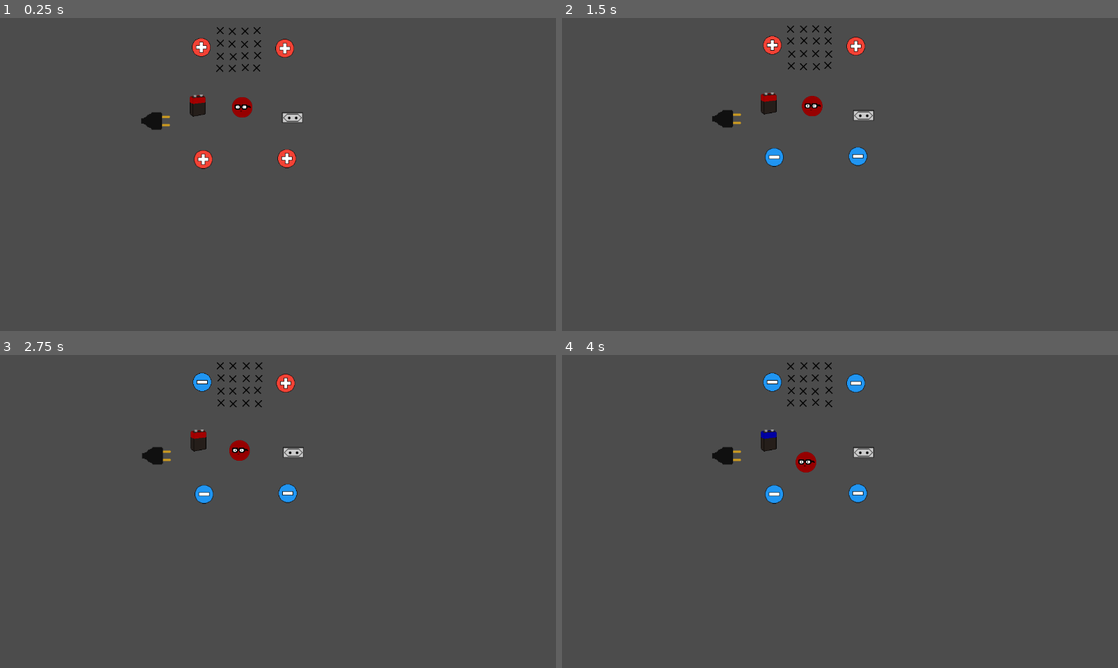
Above: before the commit, frames 1-4 (two rows, left to right).
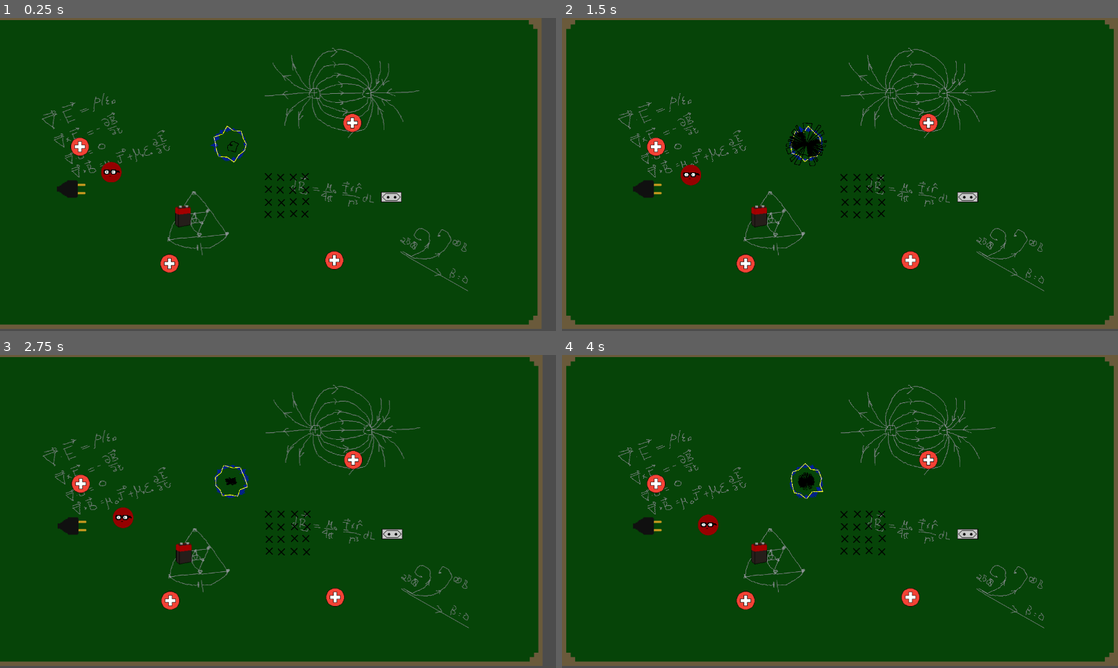
Above: after the commit, the same moments.

Repository: Gamedev-do-Hiroshi/changecharge
Game: Godot game, scene res://scenes/Fase.tscn
Two runs of this game, one before a commit and one after it. Both use one fixed random seed, a clock stepped at 60 frames per second and the inputs below.
Inputs (mouse positions are in pixels of both pictures, inside the frame that each line leads up to):
- Up to frame 1 (0.25 s): no input
- Up to frame 2 (1.5 s): drag from (767, 158) to (801, 49) at 0.52 s; drag from (856, 155) to (812, 46) at 1.27 s
- Up to frame 3 (2.75 s): move the mouse to (200, 383) at 2.02 s; click (200, 383) at 2.17 s
- Up to frame 4 (4 s): drag from (845, 383) to (851, 492) at 2.77 s; drag from (762, 439) to (845, 383) at 3.52 s

The runs differ from the first frame. In frame 1, 96% of the frame differs, in the area x 0-98%, y 0-100%; in frame 2, 99%, in the area x 0-100%, y 0-100%; in frame 3, 96%; in frame 4, 99%.

Commit message:
Supresa

Diff:
--- a/Game/scenes/Fase.tscn
+++ b/Game/scenes/Fase.tscn
@@ -7,23 +7,29 @@
 [ext_resource path="res://scenes/Objetos/Pilha.tscn" type="PackedScene" id=5]
 [ext_resource path="res://scenes/Objetos/Ponta.tscn" type="PackedScene" id=6]
 [ext_resource path="res://scenes/Objetos/Tomada.tscn" type="PackedScene" id=7]
+[ext_resource path="res://scenes/Objetos/Buraco_Negro.tscn" type="PackedScene" id=8]
 [ext_resource path="res://scenes/Cam2.gd" type="Script" id=9]
+[ext_resource path="res://assets/quadro_negro.png" type="Texture" id=10]
 
 [node name="Fase" type="Node2D"]
 
+[node name="Background" type="Sprite" parent="."]
+texture = ExtResource( 10 )
+centered = false
+
 [node name="Campo" parent="." instance=ExtResource( 1 )]
-position = Vector2( 570.309, 73.1418 )
+position = Vector2( 693.116, 414.159 )
 B = 0.05
 
 [node name="Player" parent="." instance=ExtResource( 2 )]
-position = Vector2( 578.36, 205.587 )
+position = Vector2( 288.478, 359.692 )
 
 [node name="Pivot" type="Position2D" parent="Player"]
 position = Vector2( 3.1748, -3.1748 )
 script = ExtResource( 3 )
 
 [node name="CameraOffSet" type="Position2D" parent="Player/Pivot"]
-position = Vector2( 136.992, 3.23853 )
+position = Vector2( 17.4089, 0.846868 )
 __meta__ = {
 "_edit_group_": true
 }
@@ -38,28 +44,34 @@
 editor_draw_drag_margin = true
 
 [node name="Carga1" parent="." instance=ExtResource( 4 )]
-position = Vector2( 489.195, 325.603 )
+position = Vector2( 423.238, 570.388 )
 
 [node name="Carga2" parent="." instance=ExtResource( 4 )]
-position = Vector2( 681.738, 323.563 )
+position = Vector2( 802.694, 562.796 )
 
 [node name="Carga3" parent="." instance=ExtResource( 4 )]
-position = Vector2( 484.635, 67.9603 )
+position = Vector2( 216.961, 301.642 )
 
 [node name="Carga4" parent="." instance=ExtResource( 4 )]
-position = Vector2( 676.941, 70.4054 )
+position = Vector2( 844.163, 246.717 )
 
 [node name="Ponta" parent="." instance=ExtResource( 6 )]
-position = Vector2( 380.005, 236.879 )
+position = Vector2( 197.459, 398.386 )
 
 [node name="Tomada" parent="." instance=ExtResource( 7 )]
-position = Vector2( 694.241, 229.439 )
+position = Vector2( 933.637, 416.855 )
 
 [node name="Pilha" parent="." instance=ExtResource( 5 )]
-position = Vector2( 475.573, 201.477 )
+position = Vector2( 454.031, 461.067 )
+
+[node name="Buraco_Negro" parent="." instance=ExtResource( 8 )]
+position = Vector2( 562.394, 295.667 )
+rotation = 0.0
+scale = Vector2( 0.15, 0.15 )
+Espessura = 10.0
 
 [node name="MainCamera" type="Camera2D" parent="."]
-position = Vector2( 660.796, 358.126 )
+position = Vector2( 672.565, 527.036 )
 current = true
 limit_left = 0
 limit_top = 0
--- a/Game/scenes/Objetos/Buraco_Negro.tscn
+++ b/Game/scenes/Objetos/Buraco_Negro.tscn
@@ -20,3 +20,4 @@
 
 [node name="Caminho" type="Path2D" parent="."]
 curve = SubResource( 2 )
+[connection signal="body_entered" from="." to="." method="_on_Buraco_Negro_body_entered"]
--- a/Game/scripts/Objetos/Buraco_Negro.gd
+++ b/Game/scripts/Objetos/Buraco_Negro.gd
@@ -3,41 +3,78 @@
 
 const vel_ang = 1
 const R = 236.0
+const R2 = 236.0
 const W = 2
 
+const p_morrer = 0.6
+const p_fase_aleatoria = 0.01
+const p_teleporte = 0.39
+
+export var Espessura = 5.0
+
 var pontos = PoolVector2Array()
+var pontos3 = PoolVector2Array()
 var pontosi = PoolVector2Array()
+var pontos2 = PoolVector2Array()
+var pontosi2 = PoolVector2Array()
+var pontosi3 = PoolVector2Array()
 var phis = []
+var phis2 = []
+var phis3 = []
 var tempo = 0.0
 
 func _ready():
-	set_process_input(true)
-	#pontos = $Caminho.curve.get_baked_points()
-	#pontosi = $Caminho.curve.get_baked_points()
-	#for ponto in pontos:
-		#phis.push_back((R - ponto.length()))
+
+	pontos = $Caminho.curve.get_baked_points()
+	pontosi = $Caminho.curve.get_baked_points()
+	pontos3 = $Caminho.curve.get_baked_points()
+	pontosi3 = $Caminho.curve.get_baked_points()
+	for ponto in pontos:
+		phis.push_back((R - ponto.length()))
+		phis3.push_back(R - ponto.distance_to(self.position))
 
 
-	print($Caminho.curve.get_point_count())
+	#print($Caminho.curve.get_point_count())
 
 	for i in $Caminho.curve.get_point_count()-1:
-		pontos.push_back($Caminho.curve.get_point_position(i))
-		pontosi.push_back($Caminho.curve.get_point_position(i))
-		phis.push_back((R - pontos[i].length()))
-	print(pontos)
+		pontos2.push_back($Caminho.curve.get_point_position(i))
+		pontosi2.push_back($Caminho.curve.get_point_position(i))
+		phis2.push_back((R2 - pontos2[i].length()*R2/R))
+	#print(pontos)
 
 	tempo = 0.0
+	print(pontos.size())
 
 func _process(delta):
 	tempo += delta
 	self.rotation += vel_ang * delta
 
+
 	for i in pontos.size():
-		pontos[i] = (R - phis[i]*cos(5*W*tempo+100*i))* pontosi[i].normalized()
-		#pontos[1] = Vector2()#self.position
+		pontos[i] = (R - phis[i]*cos(5*W*i*tempo+100*i))* pontosi[i].normalized()
+	for i in pontos2.size():
+		pontos2[i] = (R2 - phis2[i]*cos(7*W*tempo+100*i))* pontosi2[i].normalized()
+	for i in pontos3.size():
+		pontos3[i] = 0.4*(R + phis3[i]*cos(W*tempo))* pontos3[i].normalized()
 	update()
 
 func _draw():
+	for i in pontos2.size():
+		draw_line(pontos2[i], pontos2[(i+1)%pontos2.size()], Color(255, 187, 0, 255), Espessura)
 	for i in pontos.size():
-		draw_line(pontos[i], pontos[(i+1)%pontos.size()], Color(0x2095f2), 3)
+		draw_line(pontos[i], pontos[(i+1)%pontos.size()], Color(0x2095f2), Espessura)
+	for i in pontos3.size():
+		draw_line(pontos3[i], pontos3[(i+1)%pontos3.size()], Color(0,0,0,1), Espessura)
 	pass
+
+
+func _on_Buraco_Negro_body_entered(body):
+	if body.get_groups().has("player"):
+		var prob = randi()%1000
+		if prob <= p_fase_aleatoria:
+			print("Player passará para uma fase aleatória")
+		elif prob <= p_fase_aleatoria + p_teleporte:
+			print("Player teleporta")
+		else:
+			print("Player Morre")
+		pass
Binary file added: Game/assets/quadro_negro.png
Not shown, added: Game/assets/quadro_negro.png.import
Not shown: 1 places in Game/scenes/Fase.tscn that only renumber resources
